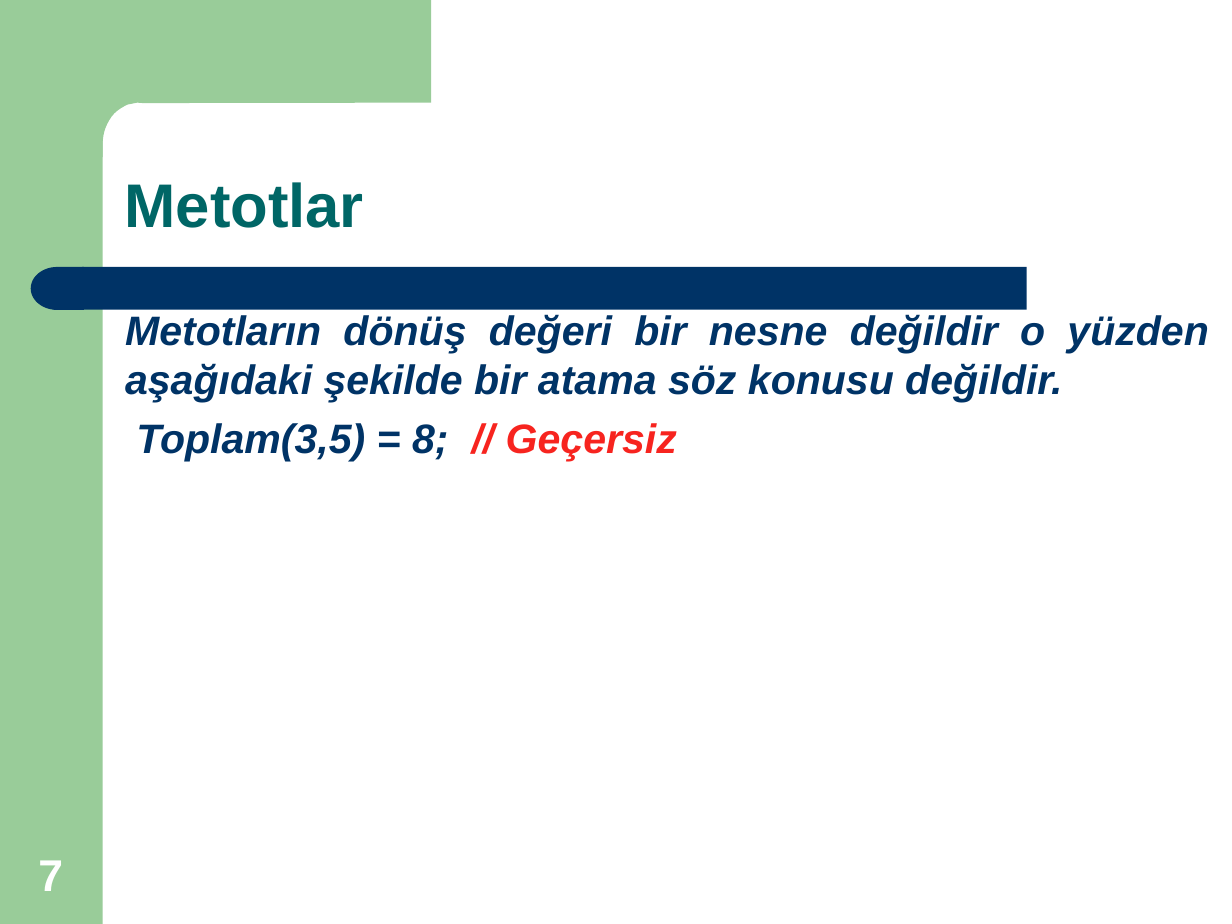
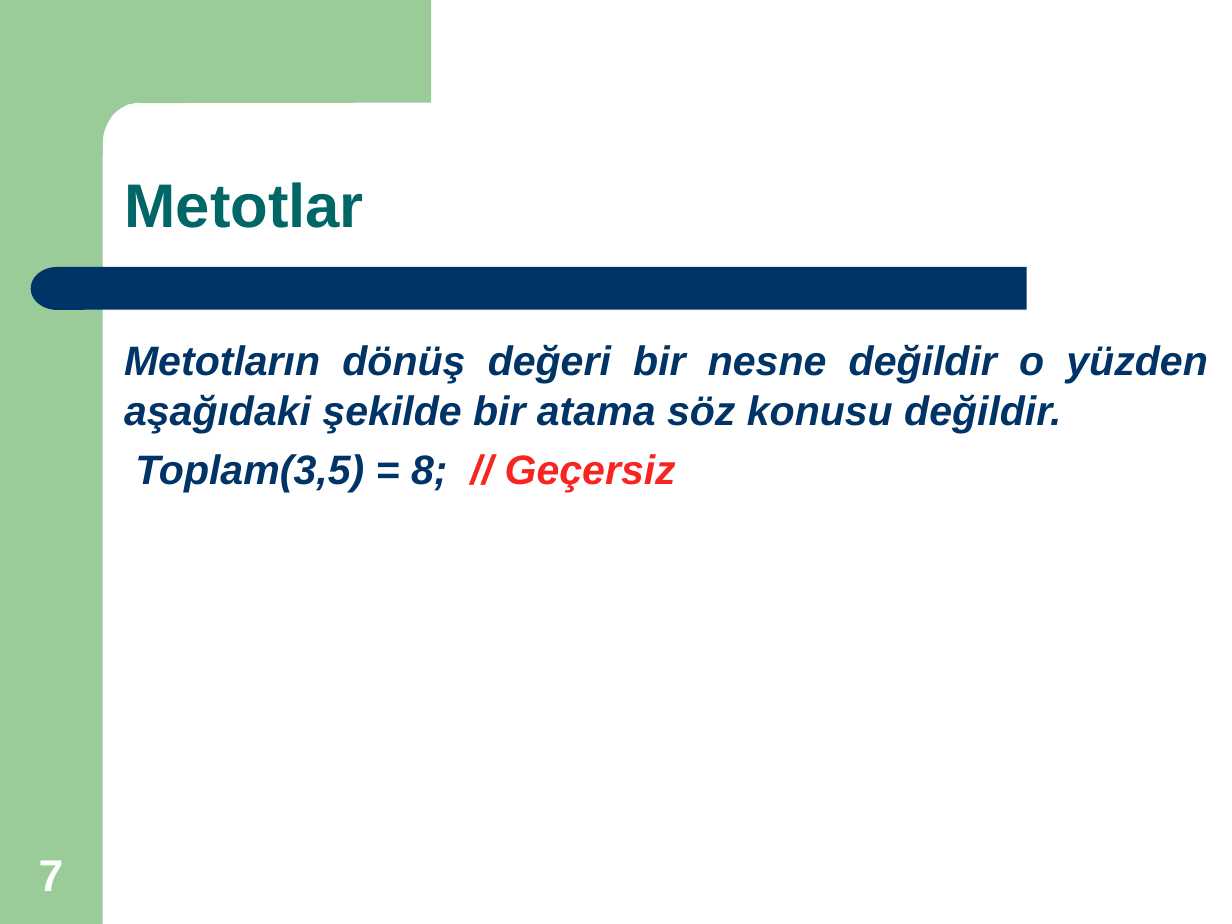
Before and after one commit to gmihran/DijitalOyunlar2020, a slide deck: slide 7 of Hafta3 C# Metotlar.ppt. Drawn at 1232x924 pixels with LibreOffice and Linux fonts; fonts in the diff are those of the drawing. Boxes give left, top, right and bottom in pixels: in the first picture for what was removed or moved away, otherwise in the second. Text is boxed around its words. In the diff, an @@ line names an element or a change of style, - is before the commit and + after.

```diff
--- a/Hafta3 C# Metotlar.ppt
+++ b/Hafta3 C# Metotlar.ppt
@@ text "Metotların dönüş değeri bir nesne ...": place and size @@
-text "Metotların dönüş değeri bir nesne ..." at [125, 314, 1208, 462]
+text "Metotların dönüş değeri bir nesne ..." at [124, 344, 1207, 493]
```
Also in this commit, not shown: 3 other slides changed, 1 slide removed.
